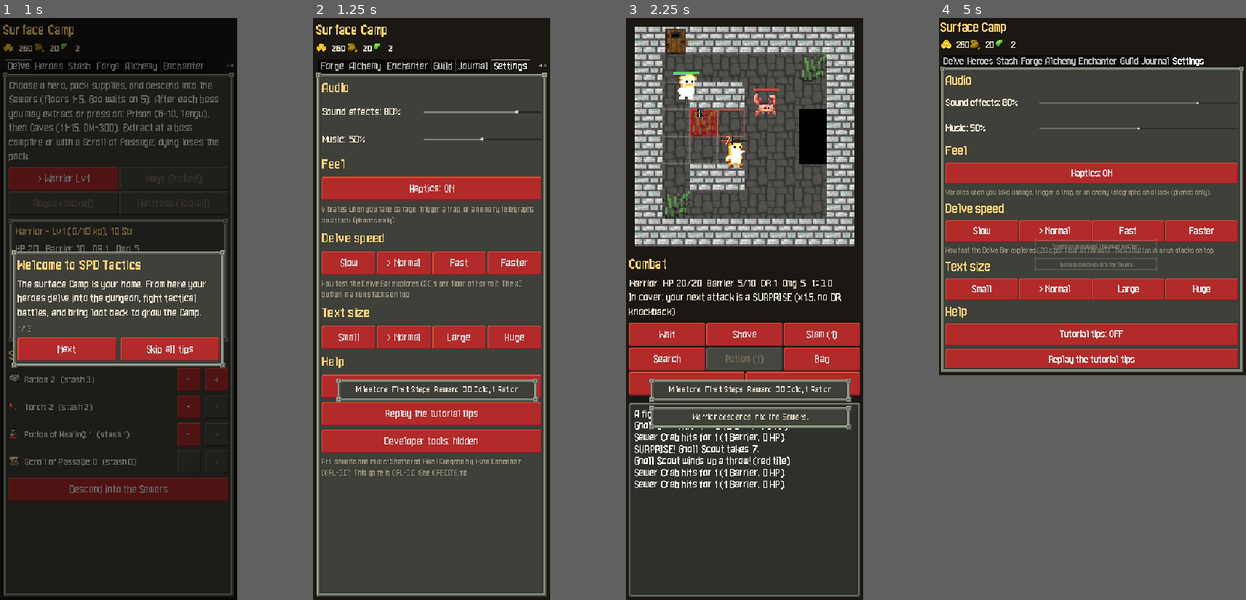
Above: before the commit, frames 1-4 (left to right).
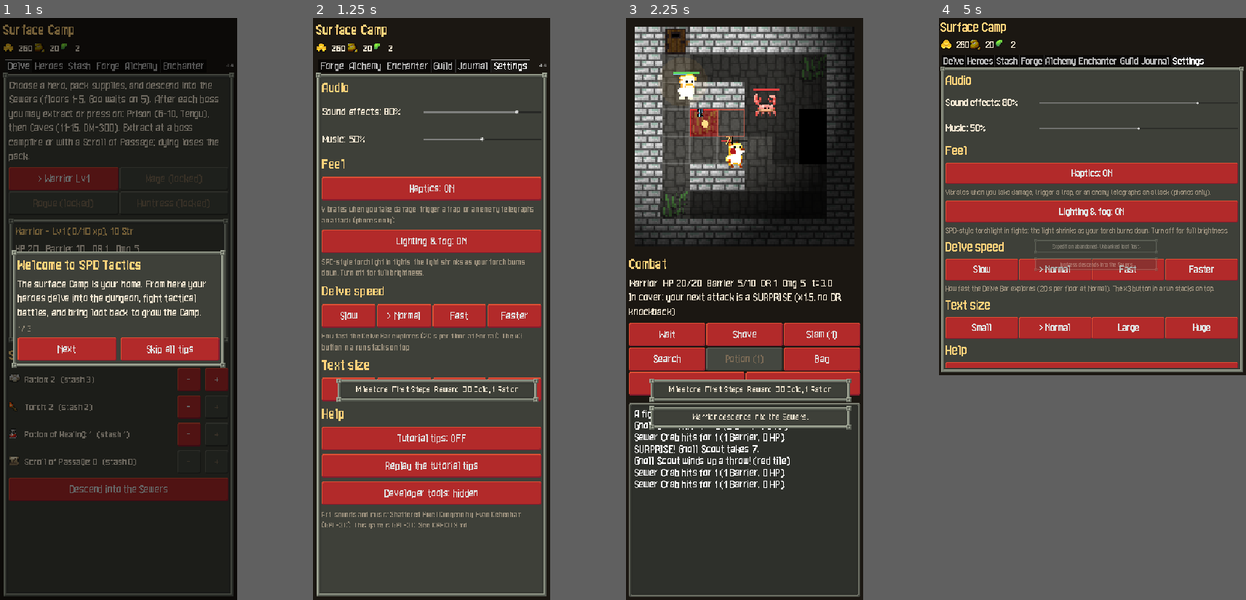
Above: after the commit, the same moments.

Repository: DaltonGoesFast/Idle-Pixel-Dungeon
Game: Godot game, scene res://tests/screenshots.tscn
Two runs of this game, one before a commit and one after it. Both use one fixed random seed, a clock stepped at 60 frames per second and the inputs below. This scene is started directly instead of the project's main scene.
Inputs:
- Up to frame 1 (1 s): click "> Progress" at 0.5 s
- Up to frame 2 (1.25 s): no input
- Up to frame 3 (2.25 s): click "> Normal" at 1.25 s; click "Settings" at 2 s
- Up to frame 4 (5 s): click "Search again" at 2.75 s; click "Wait" at 3.5 s; click "Progress" at 4.25 s

Frame 1 is identical in both runs. In frame 2, 22% of the frame differs, in the area x 2-75%, y 36-88%; in frame 3, 15%; in frame 4, 19%.

Commit message:
v0.14.0: SPD-style lighting/fog, animated water, grass sway, particles

Diff:
--- a/data/biomes.json
+++ b/data/biomes.json
@@ -109,7 +109,8 @@
    "sewers_1",
    "sewers_2",
    "sewers_3"
-  ]
+  ],
+  "water": "water0"
  },
  "prison": {
   "name": "Prison",
@@ -225,7 +226,8 @@
    "prison_1",
    "prison_2"
   ],
-  "next": "caves"
+  "next": "caves",
+  "water": "water1"
  },
  "caves": {
   "name": "Caves",
@@ -340,6 +342,7 @@
      "brute"
     ]
    }
-  ]
+  ],
+  "water": "water2"
  }
 }
--- a/scripts/autoload/game_state.gd
+++ b/scripts/autoload/game_state.gd
@@ -20,7 +20,7 @@
 var boss_kills: Dictionary = {}    # class -> [biome ids]  (first kill per class drops a Scroll of Upgrade)
 ## text_scale multiplies the UI font size; haptics = vibrate on hits/traps (Android); dev_tools shows the Developer section.
 var settings := {"sfx": 0.8, "music": 0.5, "haptics": true, "text_scale": 1.0, "dev_tools": false, "tutorial": true,
-	"delve_speed": 1.0}
+	"delve_speed": 1.0, "lighting": true}
 const STATS_DEFAULT := {"potions_brewed": 0, "deepest_floor": 0, "runs": 0, "deaths": 0, "extractions": 0, "kills": 0,
 	"traps_found": 0, "hidden_doors": 0, "goo_kills": 0, "tengu_kills": 0}
 var stats := STATS_DEFAULT.duplicate()
--- a/scripts/ui/combat_screen.gd
+++ b/scripts/ui/combat_screen.gd
@@ -45,7 +45,10 @@
 	split = BoxContainer.new(); add_child(split); split.set_anchors_and_offsets_preset(PRESET_FULL_RECT)
 	split.add_theme_constant_override("separation", 12)
 	grid = GridView.new(); grid.tapped.connect(_on_cell)
-	if not GameState.run.is_empty(): grid.tileset = DB.biomes[GameState.run.biome].tile
+	if not GameState.run.is_empty():
+		grid.tileset = DB.biomes[GameState.run.biome].tile
+		grid.water_name = DB.biomes[GameState.run.biome].get("water", "water0")
+		grid.lighting = bool(GameState.settings.get("lighting", true))
 	split.add_child(grid)
 	grid.set_combat(combat)
 	side = UIKit.vbox(split); side.size_flags_horizontal = SIZE_EXPAND_FILL; side.size_flags_vertical = SIZE_EXPAND_FILL
--- a/scripts/ui/grid_view.gd
+++ b/scripts/ui/grid_view.gd
@@ -23,12 +23,19 @@
 var hint_cell := Vector2i(-1, -1)
 var mode := ""
 var lunge := {}         # uid -> {dir: Vector2, t}
+var water: Texture2D        # SPD environment/waterN.png, scrolled (DECISIONS #68)
+var water_name := "water0"
+var parts := []         # particles [{p: Vector2 cell space, v, t, life, c: Color, s: px}]
+var lighting := true    # SPD-style light radius / fog; tests can turn it off
+var _rng := RandomNumberGenerator.new()
 
 func _ready() -> void:
 	texture_filter = CanvasItem.TEXTURE_FILTER_NEAREST
 	mouse_filter = Control.MOUSE_FILTER_STOP
 	tiles = load("res://assets/tiles/%s.png" % tileset)
 	features = load("res://assets/tiles/terrain_features.png")
+	water = load("res://assets/tiles/%s.png" % water_name)
+	texture_repeat = CanvasItem.TEXTURE_REPEAT_ENABLED
 	resized.connect(queue_redraw)
 
 func sprite(name: String) -> Texture2D:
@@ -56,6 +63,11 @@
 					"magic": col = Color("c08bff")
 					"poison": col = Color("8be04e")
 				floaters.append({"pos": Vector2(e.pos), "text": txt, "color": col, "t": 0.0})
+				match e.kind:
+					"hp", "surprise": _burst(Vector2(e.pos), Color("b01818"), 7 if e.kind == "hp" else 11)   # blood
+					"chip", "block", "barrier": _burst(Vector2(e.pos), Color("ffe08a"), 5, 2.2)          # sparks
+					"magic": _burst(Vector2(e.pos), Color("c08bff"), 6)
+					"poison": _burst(Vector2(e.pos), Color("8be04e"), 4, 0.6)
 				Sfx.play("hit_strong" if e.kind == "surprise" else ("hit_magic" if e.kind == "magic" else "hit"), 1.0)
 				if e.uid == combat.hero.uid and int(e.amount) > 0: Sfx.buzz(60 if e.kind == "hp" else 25)
 			"heal":
@@ -70,6 +82,7 @@
 			"shock": blasts.append({"pos": Vector2(e.pos), "t": 0.0, "shock": true})
 			"burn": blasts.append({"pos": Vector2(e.pos), "t": 0.0, "fire": true}); Sfx.play("burning")
 			"move":
+				if combat.tile(Vector2i(e.to)) == Combat.T.WATER: _burst(Vector2(e.to), Color("7fb8ff"), 6, 1.2, 0.35)  # splash
 				if e.get("blink", false): disp[e.uid] = Vector2(e.to)  # teleports snap, no slide
 				elif e.uid == combat.hero.uid: Sfx.play("step", 1.1)
 			"trap": blasts.append({"pos": Vector2(e.pos), "t": 0.0, "trap": true}); Sfx.buzz(80)
@@ -102,7 +115,25 @@
 	blasts = blasts.filter(func(b): return b.t < 0.35)
 	for r in rings: r.t += d
 	rings = rings.filter(func(r): return r.t < 0.5)
+	for q in parts:
+		q.t += d; q.p += q.v * d; q.v.y += 3.0 * d   # light gravity (cells/s^2)
+	parts = parts.filter(func(q): return q.t < q.life)
 	queue_redraw()
+
+## Particles in cell space: n pixels flung from the centre of cell p.
+func _burst(p: Vector2, c: Color, n: int, speed := 1.6, up := 0.0) -> void:
+	if parts.size() > 160: return   # perf cap
+	for i in n:
+		var a := _rng.randf() * TAU
+		var v := Vector2(cos(a), sin(a)) * speed * (0.4 + _rng.randf() * 0.6) + Vector2(0, -up - 0.6)
+		parts.append({"p": p + Vector2(0.5, 0.5), "v": v, "t": 0.0, "life": 0.35 + _rng.randf() * 0.25, "c": c, "s": 1 + _rng.randi() % 2})
+
+## Light radius in cells: SPD-like torchlight that shrinks as the torch burns down; darkness = tiny radius.
+func light_radius() -> float:
+	var run: Dictionary = GameState.run
+	if run.is_empty(): return 99.0
+	if Delve.darkness(run): return 1.8
+	return lerpf(3.2, 6.5, clampf(float(run.get("torch", 100.0)) / 100.0, 0.0, 1.0))
 
 func cell_size() -> float:
 	var raw := floorf(minf(size.x, size.y) / Combat.SIZE)
@@ -125,9 +156,16 @@
 			var t: int = combat.terrain[y][x]
 			var r := cell_rect(Vector2(x, y))
 			if t == Combat.T.GRASS or t == Combat.T.DOOR: _tile(r, 0)
-			_tile(r, TILE_IDX[t])
+			if t == Combat.T.WATER:
+				# SPD water: the 32px texture scrolls slowly (like SPD's water shader offset)
+				var off := Vector2(anim_t * 3.0, anim_t * 1.5)
+				draw_texture_rect_region(water, r, Rect2(Vector2(x * 16, y * 16) + off, Vector2(16, 16)))
+			elif t == Combat.T.GRASS:
+				# tall grass sways a pixel or two
+				var sway := roundf(sin(anim_t * 1.7 + x * 0.9 + y * 0.5) * 1.2) * (cs / 16.0)
+				_tile(Rect2(r.position + Vector2(sway, 0), r.size), TILE_IDX[t])
+			else: _tile(r, TILE_IDX[t])
 			if t == Combat.T.CHASM: draw_rect(r, Color(0, 0, 0, 0.6))
-			if t == Combat.T.WATER: draw_rect(r, Color(0.25, 0.45, 0.8, 0.45 + 0.05 * sin(anim_t * 2.0 + x + y)))
 	# revealed traps (SPD sprite); hidden ones are drawn as plain floor
 	for k in combat.traps:
 		if not combat.traps[k].hidden:
@@ -154,6 +192,26 @@
 		draw_rect(cell_rect(Vector2(dz.pos)).grow(-1), Color(1, 0.2, 0.2, 0.9), false, 2.0)
 	if hint_cell.x >= 0:
 		draw_rect(cell_rect(Vector2(hint_cell)).grow(-3), Color(0.4, 1, 0.5, 0.5 + 0.3 * sin(anim_t * 6)), false, 4.0)
+	# lighting: fog on tiles the hero can't see, then the torch radius (units stay readable, dimmed)
+	var hero_disp: Vector2 = disp.get(combat.hero.uid, Vector2(combat.hero.pos))
+	var lr := light_radius() if lighting else 99.0
+	if lighting and lr < 50.0:
+		for y in Combat.SIZE:
+			for x in Combat.SIZE:
+				var c := Vector2i(x, y)
+				if combat.tile(c) != Combat.T.WALL and not combat.line_clear(combat.hero.pos, c):
+					draw_rect(cell_rect(Vector2(c)), Color(0, 0, 0, 0.35))
+		var ctr := cell_rect(hero_disp).get_center()
+		# soft torchlight: 3x3 sub-cells per tile, darkness grows past 55% of the light radius
+		var sub := cs / 3.0
+		for yy in Combat.SIZE * 3:
+			for xx in Combat.SIZE * 3:
+				var rr := Rect2(origin() + Vector2(xx, yy) * sub, Vector2(sub, sub))
+				var dist := rr.get_center().distance_to(ctr) / cs
+				var k := clampf((dist - lr * 0.55) / (lr * 0.45), 0.0, 1.0)
+				if k > 0.0: draw_rect(rr, Color(0, 0, 0, 0.85 * k))
+		# warm hero glow (SPD torchlight tint)
+		draw_circle(ctr, cs * 0.9, Color(1.0, 0.75, 0.35, 0.08 + 0.02 * sin(anim_t * 5.0)))
 	# units
 	var scale := floorf(cs / 16.0) if cs >= 16.0 else cs / 16.0
 	for u in combat.units:
@@ -169,6 +227,7 @@
 		if flash.has(u.uid): mod = Color(4, 4, 4)
 		if u.get("charging", false): mod = Color(1.6, 0.6, 0.6)
 		if u.has("hero") and combat.hidden(): mod.a = 0.45
+		if not u.has("hero") and lighting and p.distance_to(hero_disp) > lr: mod = mod * Color(0.55, 0.55, 0.6)   # in the dark: dimmed, still readable
 		draw_texture_rect_region(sprite(u.sprite), Rect2(pos, sz), src, mod)
 		var bw := (cs - 4) * clampf(float(u.hp) / float(u.ht), 0, 1)
 		var bh := maxf(3, floorf(cs * 0.06))
@@ -177,6 +236,10 @@
 		if u.has("hero") and int(u.barrier) > 0:
 			var bb := (cs - 4) * clampf(float(u.barrier) / maxf(1.0, float(u.barrier_max)), 0, 1)
 			draw_rect(Rect2(r.position + Vector2(2, 1 + bh), Vector2(bb, bh)), Color("7fd3ff"))
+	for q in parts:
+		var a: float = 1.0 - float(q.t) / float(q.life)
+		var px: float = maxf(2.0, cs / 16.0) * float(q.s)
+		draw_rect(Rect2((origin() + q.p * cs).floor(), Vector2(px, px)), Color(q.c.r, q.c.g, q.c.b, a))
 	for s in streaks:
 		var a := cell_rect(s.from).get_center(); var b := cell_rect(s.to).get_center()
 		var sc := Color(0.8, 0.6, 1.0) if s.get("magic", true) else Color(0.9, 0.9, 0.7)
--- a/scripts/ui/settings_panel.gd
+++ b/scripts/ui/settings_panel.gd
@@ -23,6 +23,10 @@
 	v.add_child(UIKit.button("Haptics: %s" % ("ON" if hap else "OFF"), func():
 		GameState.set_setting("haptics", not hap); Sfx.buzz(50); SaveSystem.save_game(); GameState.touch()))
 	v.add_child(UIKit.label("Vibrates when you take damage, trigger a trap, or an enemy telegraphs an attack (phones only).", 0.75, Color("9a8f7c")))
+	var li: bool = GameState.settings.get("lighting", true)
+	v.add_child(UIKit.button("Lighting & fog: %s" % ("ON" if li else "OFF"), func():
+		GameState.set_setting("lighting", not li); SaveSystem.save_game(); GameState.touch()))
+	v.add_child(UIKit.label("SPD-style torchlight in fights: the light shrinks as your torch burns down. Turn off for full brightness.", 0.75, Color("9a8f7c")))
 	v.add_child(UIKit.header("Delve speed"))
 	var sf := HFlowContainer.new(); v.add_child(sf)
 	for t in DELVE_SPEEDS:
--- a/tests/screenshots.gd
+++ b/tests/screenshots.gd
@@ -13,6 +13,7 @@
 	SaveSystem.autosave = false; SaveSystem.path = "user://shots.json"
 	GameState.new_game()
 	GameState.settings.tutorial = false
+	GameState.settings.lighting = not OS.has_environment("NOLIGHT")
 	GameState.add_mat("iron_ore", 20); GameState.add_mat("gold", 200)
 	main = load("res://scenes/main.tscn").instantiate(); add_child(main)
 	for sz in SIZES:
--- a/tools/verify_pack.gd
+++ b/tools/verify_pack.gd
@@ -6,7 +6,7 @@
 	var fails := 0
 	# every texture the game references through data (mob/hero sprites, biome tilesets, trap sheet)
 	var tex := ["res://assets/sprites/items.png", "res://assets/tiles/terrain_features.png",
-		"res://assets/ui/chrome.png", "res://assets/ui/talent_icons.png", "res://assets/ui/icons.png"]
+		"res://assets/ui/chrome.png", "res://assets/tiles/water0.png", "res://assets/tiles/water1.png", "res://assets/tiles/water2.png", "res://assets/ui/talent_icons.png", "res://assets/ui/icons.png"]
 	for d in ["mobs", "heroes"]:
 		var j: Dictionary = JSON.parse_string(FileAccess.get_file_as_string("res://data/%s.json" % d))
 		for k in j:
Binary file added: assets/tiles/water0.png
Not shown, added: assets/tiles/water0.png.import
Binary file added: assets/tiles/water1.png
Not shown, added: assets/tiles/water1.png.import
Binary file added: assets/tiles/water2.png
Not shown, added: assets/tiles/water2.png.import
Not shown, changed: export_presets.cfg
Not shown, changed: docs/CHANGELOG.md
Not shown, changed: docs/DECISIONS.md
Not shown, changed: docs/ROADMAP.md
